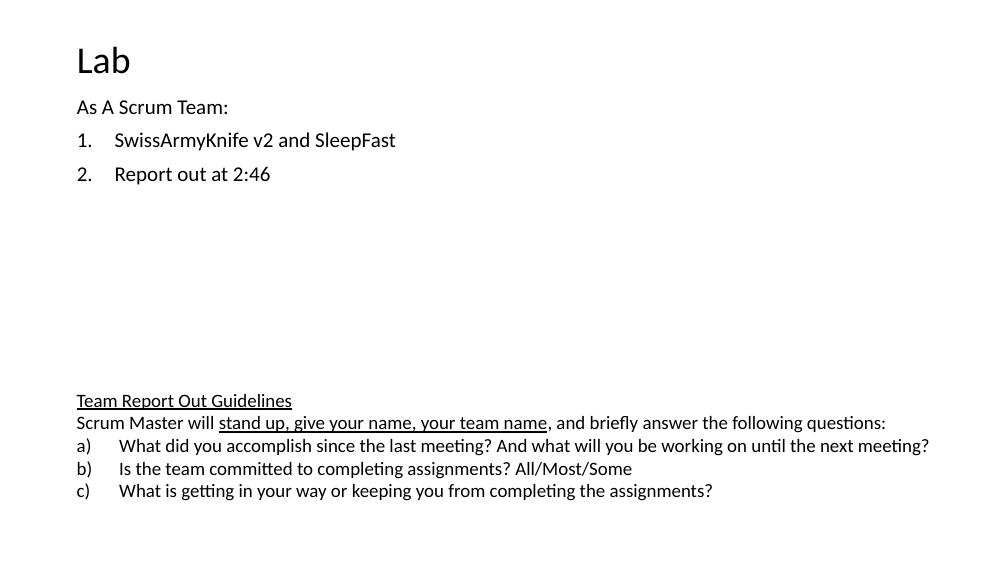
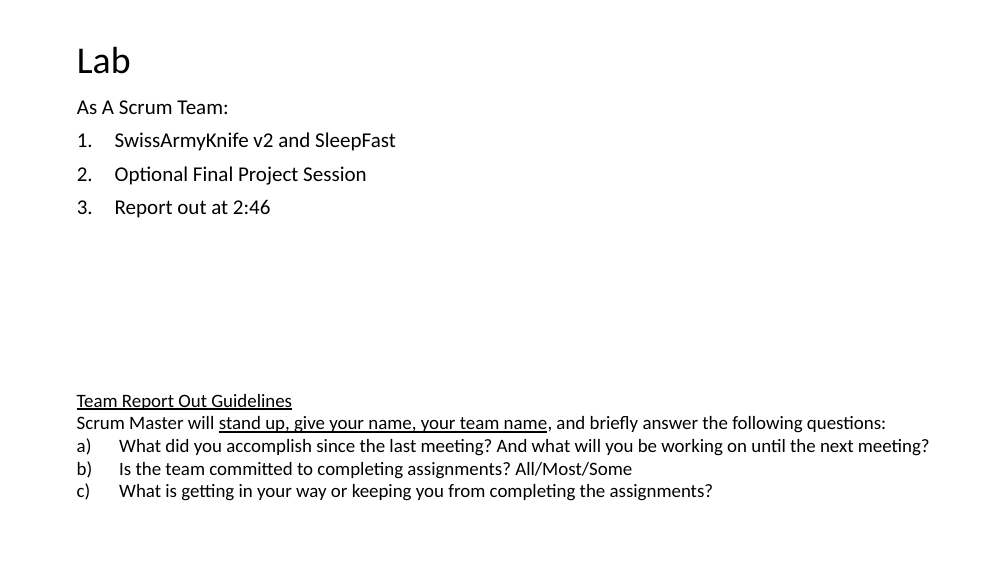
Before and after one commit to EricJPogue/CPSC-24500, a slide deck: slide 5 of lecture-slides/2019-11-13-oop.pptx. Drawn at 1008x567 pixels with LibreOffice and Linux fonts; fonts in the diff are those of the drawing. Boxes give left, top, right and bottom in pixels: in the first picture for what was removed or moved away, otherwise in the second. Text is boxed around its words. In the diff, an @@ line names an element or a change of style, - is before the commit and + after.

```diff
--- a/lecture-slides/2019-11-13-oop.pptx
+++ b/lecture-slides/2019-11-13-oop.pptx
@@ text at (115,166,367,185): paragraph added @@
+2. Optional Final Project Session
```
Also in this commit, not shown: 1 other file.
